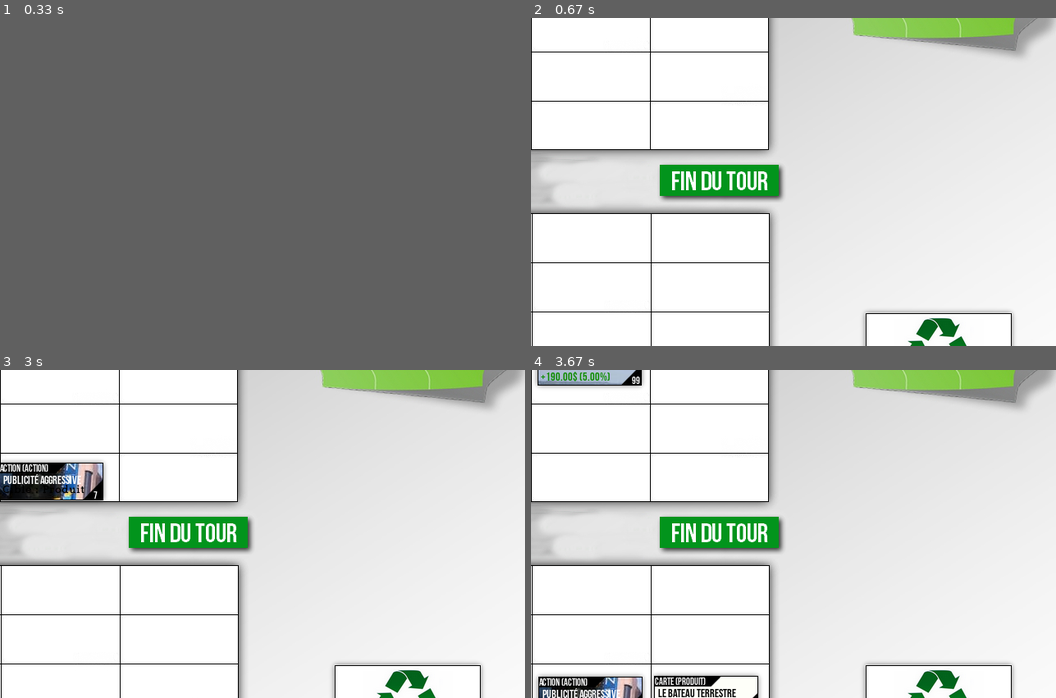
Above: before the commit, frames 1-4 (two rows, left to right).
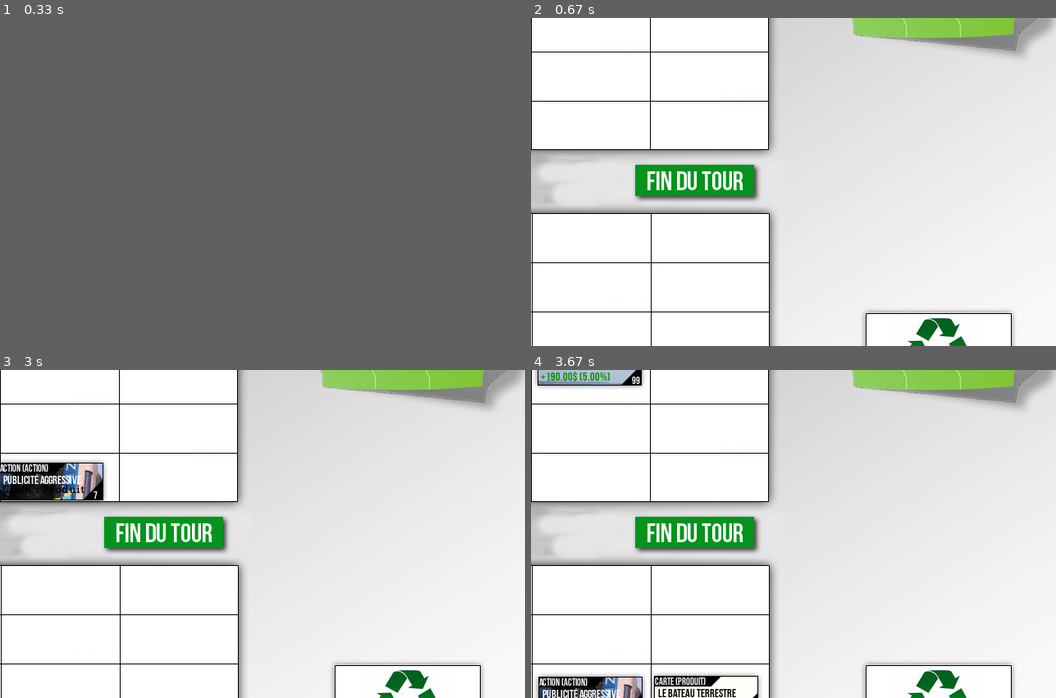
Above: after the commit, the same moments.

Repository: Que20/Capitalism
Game: pygame game, started from src/launcher.py
Two runs of this game, one before a commit and one after it. Both use one fixed random seed, a clock stepped at 60 frames per second and the inputs below.
Inputs (mouse positions are % of the whole screen's width and height, from its top left):
- Up to frame 1 (0.33 s): no input
- Up to frame 2 (0.67 s): click (11, 27) at 0.38 s
- Up to frame 3 (3 s): press the mouse at (12, 32) at 0.7 s; move the mouse to (21, 23) at 0.8 s; release the mouse at (30, 14) at 0.93 s; tap Space at 1, 1.73, 2.03, 2.23, 2.57, 2.87 s; press the mouse at (89, 78) at 1.37 s; move the mouse to (86, 47) at 1.47 s; release the mouse at (82, 16) at 1.6 s
- Up to frame 4 (3.67 s): tap Space at 3.07, 3.37, 3.63 s
The pictures show only the part of the screen within x 50-100%, y 25-75%; the shares and areas given below are measured in that part.

Frame 1 is identical in both runs. In frame 2, 1.7% of the frame differs, in the area x 19-49%, y 44-56%; in frame 3, 1.7%; in frame 4, 1.7%.

Commit message:
Ajout d'un effet hover à quelques boutons

Diff:
--- a/src/cap_graph.py
+++ b/src/cap_graph.py
@@ -25,6 +25,10 @@
 depos_bilan_but = pygame.image.load("card/bilan.png").convert_alpha()
 pass_turn_but = pygame.image.load("card/fin_tour.png").convert_alpha()
 opa_but = pygame.image.load("card/opa.png").convert_alpha()
+pass_turn_but_hovered = pygame.image.load("card/fin_tour_ho.png").convert_alpha()
+opa_but_hovered = pygame.image.load("card/opa_ho.png").convert_alpha()
+modal_bt1_hovered = pygame.image.load("oui_ho.png").convert_alpha()
+modal_bt2_hovered = pygame.image.load("non_ho.png").convert_alpha()
 
 # Fonts
 modal_font = pygame.font.Font('card/BebasNeue.otf', 30);
@@ -138,6 +142,7 @@
 		self.onNo = None
 		self.onNoRect = cap_Rect(785, 545, 62, 44)
 		self.ignoreNext = False
+		self.hovered = 0
 
 		self.bg = pygame.Surface((1280, 800), SRCALPHA, 32).convert_alpha()
 		self.bg.blit(modal_bg, (0, 0))
@@ -149,6 +154,7 @@
 		self.display_list = display_list
 		# Button
 		event_mouse.append((MOUSEBUTTONUP, 1, self.buttons_check))
+		event_mouse.append((MOUSEMOTION, 0, self.buttons_hover))
 		event_key.append((KEYDOWN, K_RETURN, self.buttons_key))
 
 	def set_msg(self, msg, onYes, onNo, ignoreNext=False):
@@ -168,9 +174,15 @@
 		self.to_display.blit(self.bg, (0, 0))
 		cap_Graph_print(self.msg, modal_font, self.to_display, 28, black, 219, 181)
 
-		self.to_display.blit(modal_bt1, (self.onYesRect.x, self.onYesRect.y))
-		self.to_display.blit(modal_bt2, (self.onNoRect.x, self.onNoRect.y))
-
+	def buttons_hover(self, event_type, event_code, x, y):
+		# Oui
+		if self.onYesRect.isIn(x, y):
+			self.hovered = 1
+		# Non
+		elif self.onNoRect.isIn(x, y):
+			self.hovered = 2
+		else :
+			self.hovered = 0
 
 	def buttons_check(self, event_type, event_code, x, y):
 		# Oui
@@ -196,6 +208,19 @@
 				self.visible = False
 		self.ignoreNext = False
 
+	def display(self, window):
+		cap_Graph_object.display(self, window)
+
+		if self.visible:
+			if self.hovered == 1 :
+				window.blit(modal_bt1_hovered, (self.onYesRect.x, self.onYesRect.y))
+			else :
+				window.blit(modal_bt1, (self.onYesRect.x, self.onYesRect.y))
+
+			if self.hovered == 2 :
+				window.blit(modal_bt2_hovered, (self.onNoRect.x, self.onNoRect.y))
+			else :
+				window.blit(modal_bt2, (self.onNoRect.x, self.onNoRect.y))
 
 class cap_graph_Button(cap_Graph_object):
 	def __init__(self, rect, rect_click, bg_image, bg_image_hover, bg_image_click, callback):
--- a/src/game_engine.py
+++ b/src/game_engine.py
@@ -161,7 +161,7 @@
 			self.player1.OPA(self.player2, yes_opa, no_opa)
 
 
-		button_OPA = cap_graph_Button(cap_Rect(350,373,247,59), cap_Rect(0,0,247,59), opa_but, opa_but, opa_but, opa)
+		button_OPA = cap_graph_Button(cap_Rect(350,373,247,59), cap_Rect(22,7,199,38), opa_but, opa_but_hovered, opa_but, opa)
 		button_OPA.init(event_mouse, event_key, display_list)
 		button_OPA.visibility(True)
 
@@ -175,7 +175,7 @@
 					self.player2.startTurn(self.deck)
 					self.player1, self.player2 = self.player2, self.player1
 
-		button_pass = cap_graph_Button(cap_Rect(750,373,247,59), cap_Rect(0,0,247,59), pass_turn_but, pass_turn_but, pass_turn_but, endturn)
+		button_pass = cap_graph_Button(cap_Rect(720,373,247,59), cap_Rect(47,7,145,38), pass_turn_but, pass_turn_but_hovered, pass_turn_but, endturn)
 		button_pass.init(event_mouse, event_key, display_list)
 		button_pass.visibility(True)
 
@@ -231,7 +231,7 @@
 									button = event.button
 								else :
 									button = 0
-								if clbk[2](event.type, event.button, event.pos[0], event.pos[1]):
+								if clbk[2](event.type, button, event.pos[0], event.pos[1]):
 									break
 				# Jeu
 				else :
Binary file added: src/card/bilan_op.png
Binary file added: src/card/fin_tour_ho.png
Binary file changed: src/card/menu_about_ho.png
Binary file changed: src/card/menu_quit_ho.png
Binary file changed: src/card/menu_start_ho.png
Binary file added: src/card/opa_ho.png
Binary file added: src/non_ho.png
Binary file added: src/oui_ho.png
